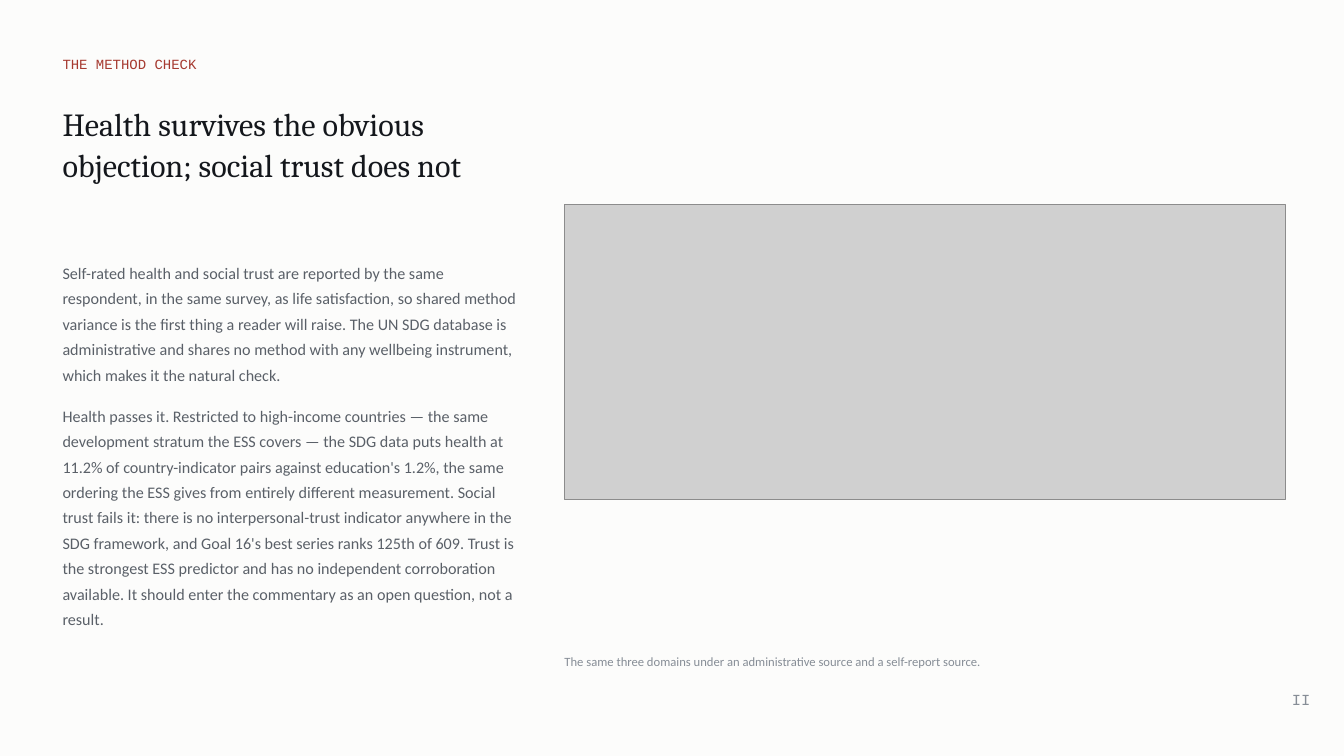
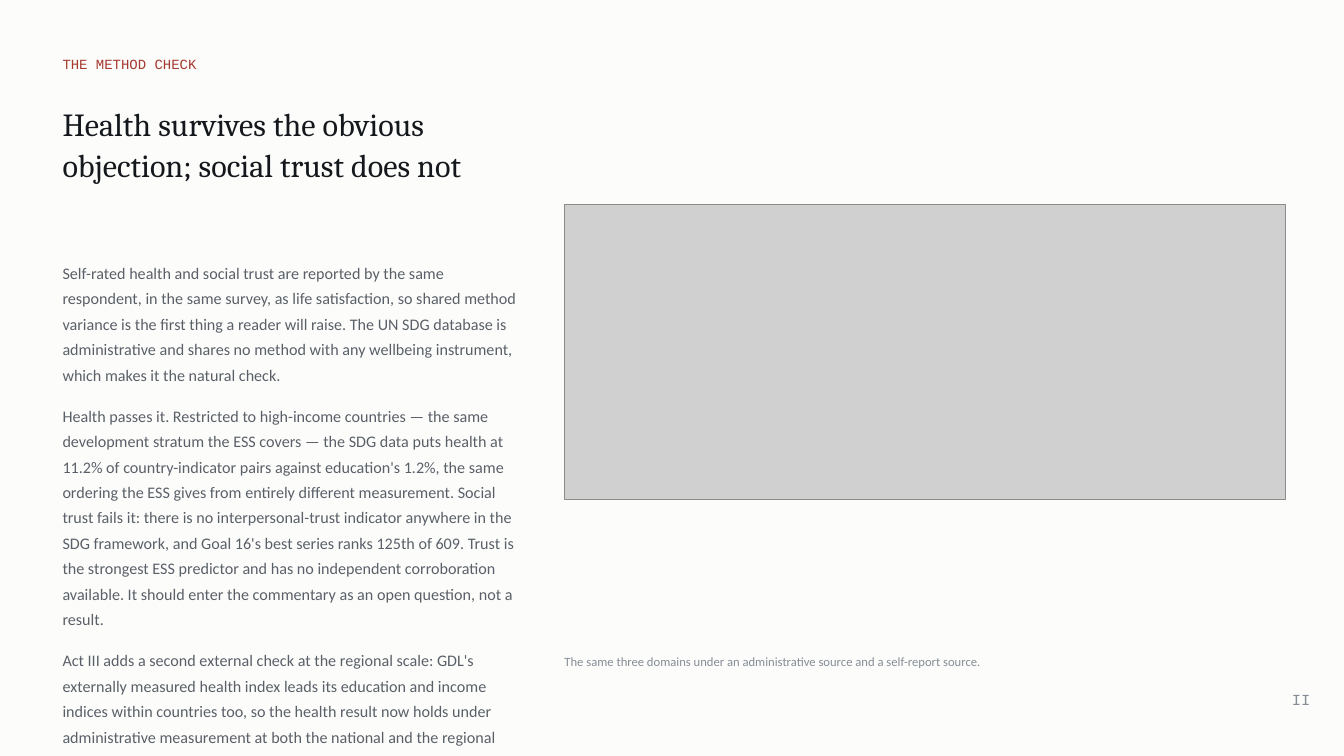
Before and after one commit to cwejnert/HDI-Happiness, a slide deck: slide 13 of deck/Measured_Where_It_Varies.pptx. Drawn at 1344x756 pixels with LibreOffice and Linux fonts; fonts in the diff are those of the drawing; grey boxes stand for pictures. Boxes give left, top, right and bottom in pixels: in the first picture for what was removed or moved away, otherwise in the second. Text is boxed around its words. In the diff, an @@ line names an element or a change of style, - is before the commit and + after.

```diff
--- a/deck/Measured_Where_It_Varies.pptx
+++ b/deck/Measured_Where_It_Varies.pptx
@@ text at box(63, 655, 495, 746): paragraph added @@
+Act III adds a second external check at the regional scale: GDL's externally measured health index leads its education and income indices within countries too, so the health result now holds under administrative measurement at both the national and the regional level.
```
Also in this commit, not shown: 2 other slides changed, 1 slide added, 3 other files.
